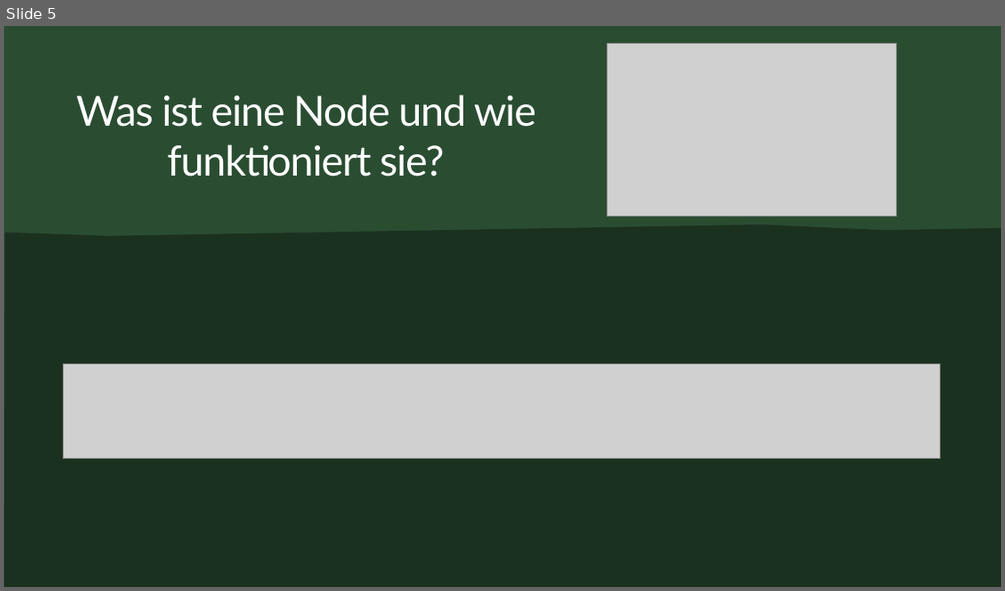
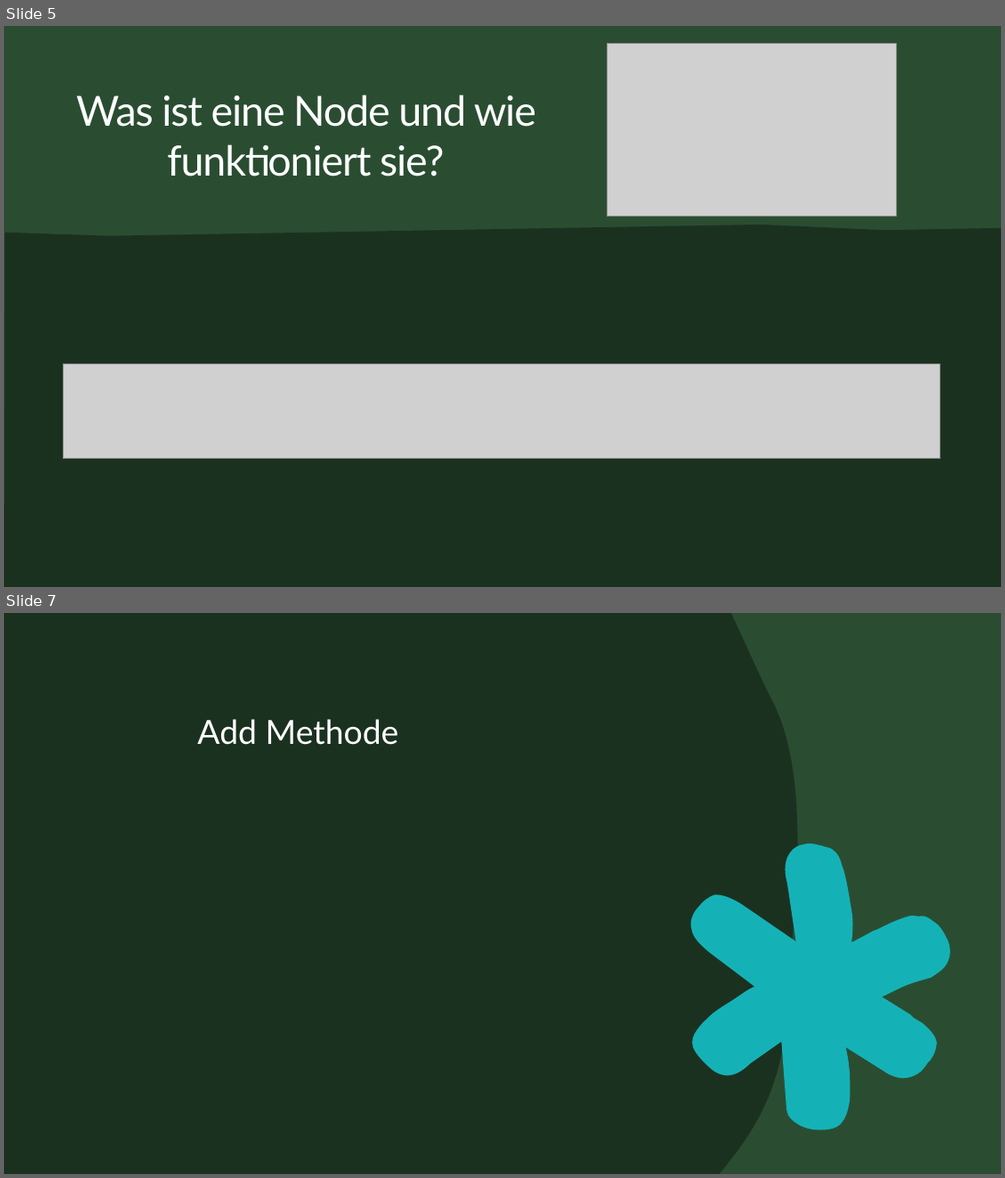
Before and after one commit to ByteWolf-dev/Baitura-Leeb-LinkedList-2022, a slide deck: Artifacts/Linked List.pptx. Shown one above the other, each under a label of ours: slide 5 before the commit, slides 5 and 7 after it; the slides between them are not shown. The pictures are 1005x591 and 1005x1178 pixels, drawn with LibreOffice and Linux fonts; fonts in the diff are those of the drawing; grey boxes stand for pictures. Boxes give left, top, right and bottom in pixels: in the first picture for what was removed or moved away, otherwise in the second. Text is boxed around its words. In the diff, an @@ line names an element or a change of style, - is before the commit and + after.

```diff
--- a/Artifacts/Linked List.pptx
+++ b/Artifacts/Linked List.pptx
@@ slide 7 added at (x1=4, y1=613, x2=1001, y2=1174), background #1B3120 @@
@@ rectangle added at (x1=4, y1=613, x2=1001, y2=1174), fill #2A4D32 @@
@@ freeform shape added at (x1=4, y1=613, x2=797, y2=1174), fill #1B3120 @@
@@ title added at (x1=197, y1=719, x2=399, y2=745), 32 pt, text #FFFFFF @@
+Add Methode
@@ freeform shape added at (x1=672, y1=828, x2=971, y2=1144), fill #14B2B6 @@
```
Also in this commit, not shown: 1 slide changed, 1 other slide added, 41 other files.
